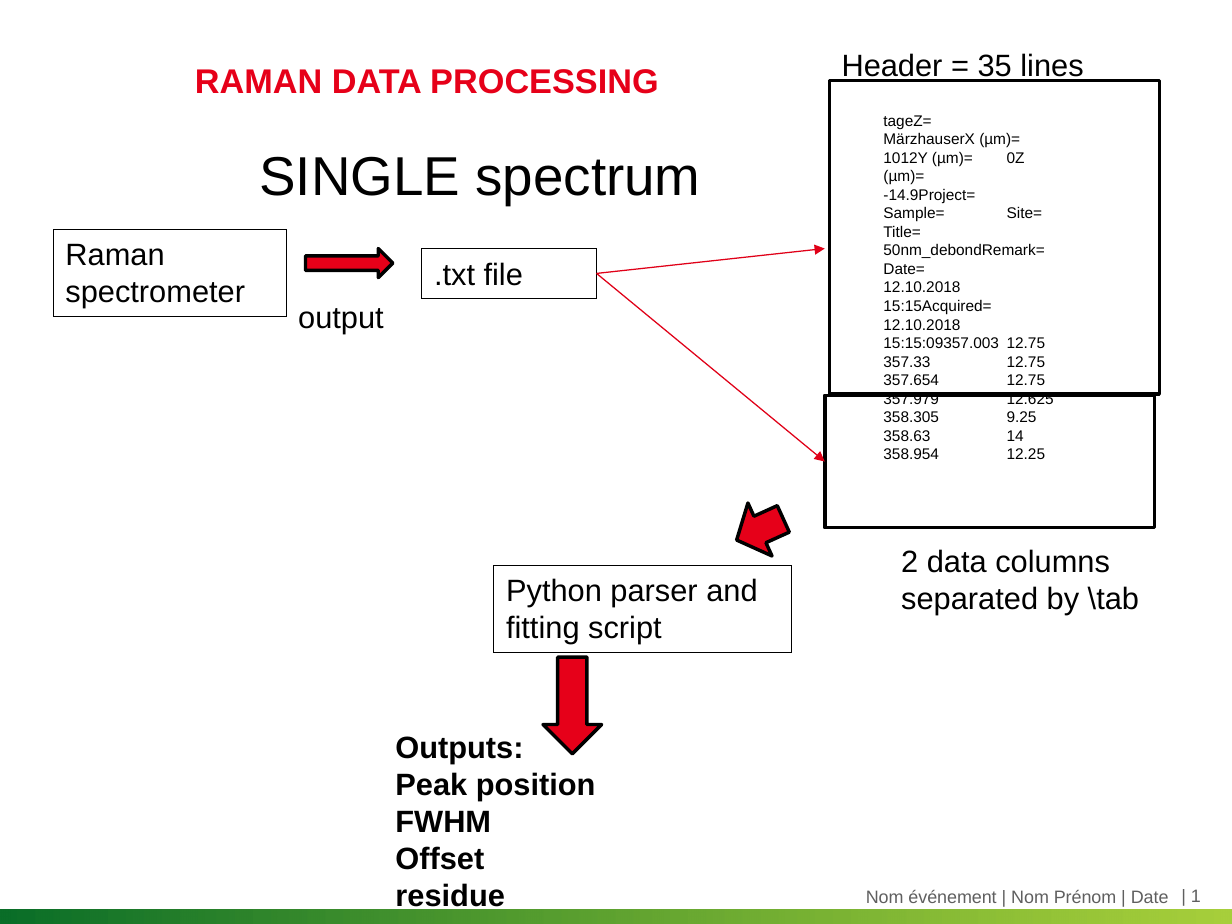
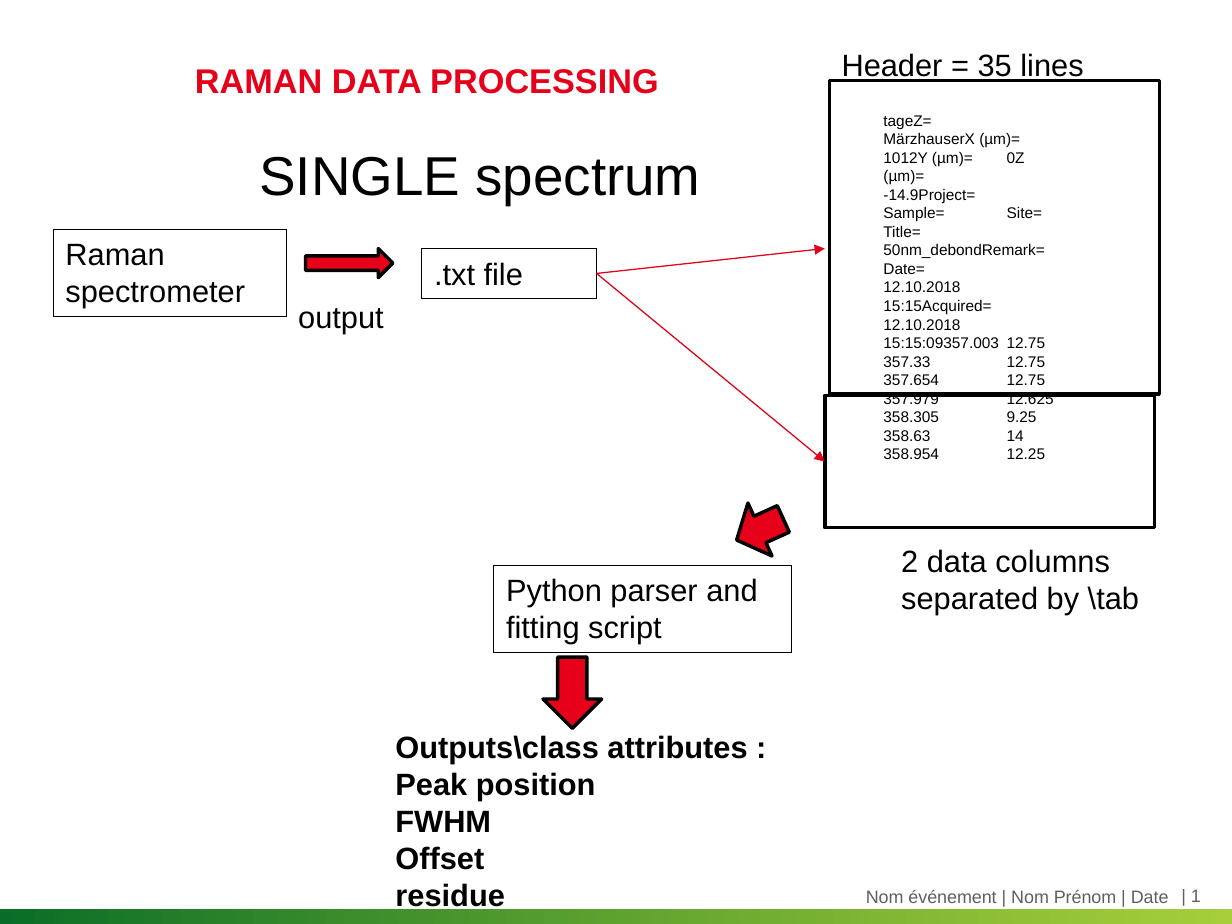
Before and after one commit to mcdlrt/Raman_solflex, a slide deck: slide 1 of Raman data processing.pptx. Drawn at 1232x924 pixels with LibreOffice and Linux fonts; fonts in the diff are those of the drawing; background and template pictures are left out. Boxes give left, top, right and bottom in pixels: in the first picture for what was removed or moved away, otherwise in the second. Text is boxed around its words. In the diff, an @@ line names an element or a change of style, - is before the commit and + after.

```diff
--- a/Raman data processing.pptx
+++ b/Raman data processing.pptx
@@ down arrow: place and size @@
-down arrow at [543,657,602,753]
+down arrow at [543,657,602,728]
@@ text at [395,735,747,764]: text changed @@
-Outputs:
+Outputs\class attributes :
```
Also in this commit, not shown: 1 other slide changed, 2 slides added.
